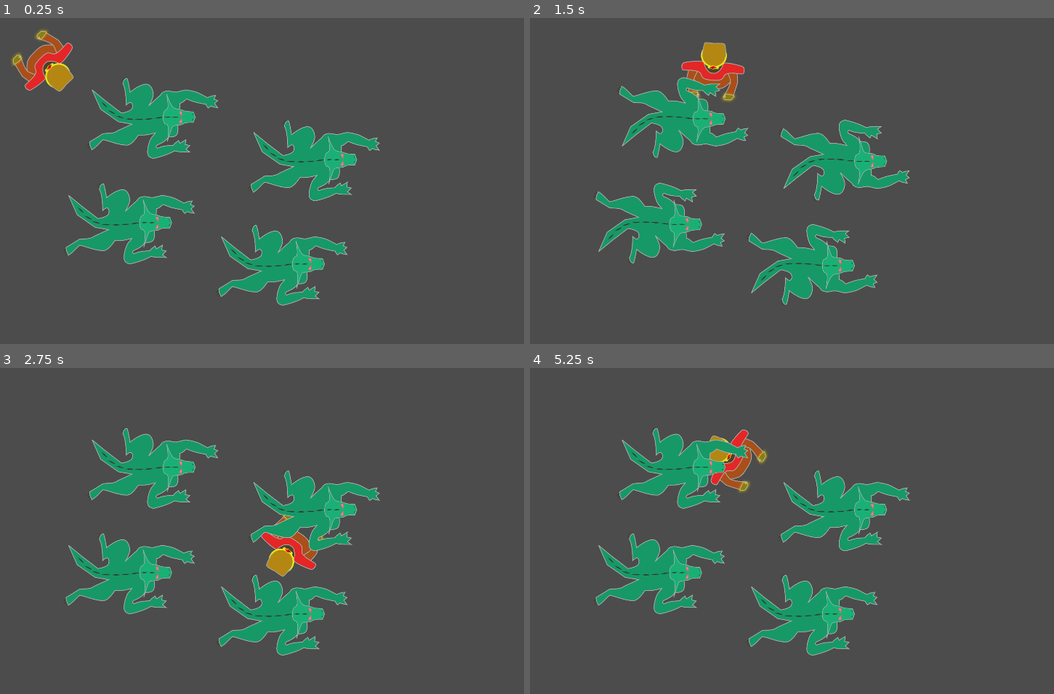
Above: before the commit, frames 1-4 (two rows, left to right).
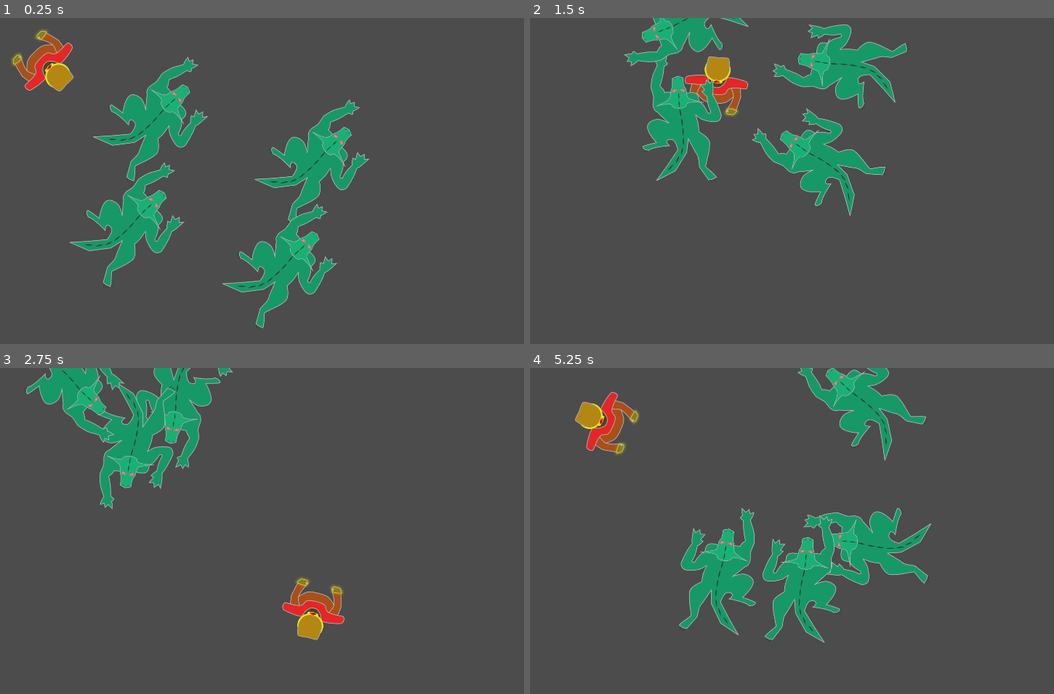
Above: after the commit, the same moments.

Repository: ludover-workshop/session-1-example
Game: Godot game, scene res://Main.tscn
The game is run twice, just before and just after one commit, with the same random seed, the same clock (stepped at 60 frames per second) and the same inputs.
Inputs (mouse positions are in pixels of both pictures, inside the frame that each line leads up to):
- Up to frame 1 (0.25 s): no input
- Up to frame 2 (1.5 s): move the mouse to (949, 164) at 0.52 s; hold Right (ui_right) 0.53-1.28 s; move the mouse to (702, 197) at 1.27 s; hold Down (ui_down) from 1.28 s (still down)
- Up to frame 3 (2.75 s): move the mouse to (345, 459) at 2.02 s; release Down (ui_down) at 2.03 s; hold Right (ui_right) from 2.03 s (still down)
- Up to frame 4 (5.25 s): move the mouse to (792, 596) at 2.77 s; release Right (ui_right) at 2.78 s; hold Up (ui_up) 2.78-3.53 s; move the mouse to (996, 579) at 3.52 s; hold Left (ui_left) 3.53-5.03 s; move the mouse to (645, 482) at 4.27 s; move the mouse to (849, 531) at 5.02 s; hold Down (ui_down) from 5.03 s (still down)

The runs differ from the first frame. In frame 1, 9.2% of the frame differs, in the area x 12-73%, y 11-96%; in frame 2, 16%; in frame 3, 16%; in frame 4, 20%, in the area x 8-77%, y 0-89%.

Commit message:
Agregado más comportamiento a los demonios y target velocity node reutilizable

Diff:
--- a/Main.tscn
+++ b/Main.tscn
@@ -1,8 +1,9 @@
-[gd_scene load_steps=5 format=2]
+[gd_scene load_steps=6 format=2]
 
 [ext_resource path="res://assets/mage.png" type="Texture" id=1]
 [ext_resource path="res://mage/mage.gd" type="Script" id=2]
 [ext_resource path="res://demon/demon.tscn" type="PackedScene" id=3]
+[ext_resource path="res://behaviours/target_velocity_behaviour.gd" type="Script" id=4]
 
 [sub_resource type="CapsuleShape2D" id=1]
 radius = 50.9197
@@ -29,6 +30,12 @@
 "_gizmo_extents_": 48.8
 }
 
+[node name="TargetVelocityBehaviour" type="Node2D" parent="MageBody"]
+position = Vector2( -151.329, -151.329 )
+script = ExtResource( 4 )
+acceleration_amount = 2000.0
+friction = 1000.0
+
 [node name="Demon" parent="." instance=ExtResource( 3 )]
 position = Vector2( 425.987, 680.819 )
 
--- /dev/null
+++ b/behaviours/target_velocity_behaviour.gd
@@ -0,0 +1,25 @@
+extends Node2D
+class_name TargetVelocityBehaviour
+
+export(float) var acceleration_amount = 500
+export(float) var friction = 500
+
+var velocity = Vector2.ZERO
+
+func _ready():
+	assert(
+		get_parent().has_method("target_velocity") &&
+		get_parent().has_method("move_and_slide"), "ERROR: Parent must have methods 'target_velocity' & 'move_and_slide'")
+
+func target_velocity():
+	return get_parent().target_velocity()
+
+func _physics_process(delta):
+	move_with_target_velocity(target_velocity(), delta)
+
+func move_with_target_velocity(target_velocity, delta):
+	var acceleration_to_use = acceleration_amount if target_velocity != Vector2.ZERO else friction
+
+	velocity = velocity.move_toward(target_velocity, acceleration_to_use * delta)
+
+	get_parent().move_and_slide(velocity)
--- a/demon/demon.gd
+++ b/demon/demon.gd
@@ -2,11 +2,51 @@
 
 var life = 100
 
+var max_speed = 600
+
+var rotation_speed = PI * 0.4
+
 onready var animationPlayerDamage = $AnimationPlayerDamage
+
+onready var mage = get_tree().current_scene.find_node("MageBody")
+
+onready var animationPlayerWalk = $AnimationPlayerWalk
+onready var targetVelocityBehaviour = $TargetVelocityBehaviour
+
+func front():
+	return Vector2.RIGHT.rotated(self.rotation)
+
+func angle_front_to_position(target_position):
+	var target_front = target_position - self.position
+	return front().angle_to(target_front)
+
+func rotate_towards(target_position, delta):
+	var to_target = angle_front_to_position(target_position)
+	var max_rotation = rotation_speed * delta
+
+	if(abs(to_target) < PI / 3):
+		# en frente
+		rotation_speed = PI * 0.4
+	else:
+		rotation_speed = PI
+
+	if(max_rotation > abs(to_target)):
+		rotate(to_target)
+	else:
+		rotate(sign(to_target) * max_rotation)
+
+func _physics_process(delta):
+	if mage:
+		rotate_towards(mage.position, delta)
+
+	animationPlayerWalk.playback_speed = targetVelocityBehaviour.velocity.length() / max_speed
+
+func target_velocity():
+	return front() * max_speed
 
 func receive_damage(damage):
 	life -= damage
+	animationPlayerDamage.stop()
 	animationPlayerDamage.play("Damage")
-	print(life)
 	if life <= 0:
 		queue_free()
--- a/demon/demon.tscn
+++ b/demon/demon.tscn
@@ -1,26 +1,11 @@
-[gd_scene load_steps=9 format=2]
+[gd_scene load_steps=8 format=2]
 
 [ext_resource path="res://assets/demon.png" type="Texture" id=1]
 [ext_resource path="res://demon/demon.gd" type="Script" id=2]
+[ext_resource path="res://behaviours/target_velocity_behaviour.gd" type="Script" id=3]
 
-[sub_resource type="Animation" id=4]
-resource_name = "Damage"
-tracks/0/type = "value"
-tracks/0/path = NodePath("demon:modulate")
-tracks/0/interp = 1
-tracks/0/loop_wrap = true
-tracks/0/imported = false
-tracks/0/enabled = true
-tracks/0/keys = {
-"times": PoolRealArray( 0, 0.5, 1 ),
-"transitions": PoolRealArray( 1, 1, 1 ),
-"update": 0,
-"values": [ Color( 1, 1, 1, 1 ), Color( 1, 0, 0, 1 ), Color( 1, 1, 1, 1 ) ]
-}
-
-[sub_resource type="Animation" id=1]
-resource_name = "Walk"
-length = 0.5
+[sub_resource type="Animation" id=2]
+length = 0.3
 loop = true
 step = 0.05
 tracks/0/type = "value"
@@ -30,14 +15,16 @@
 tracks/0/imported = false
 tracks/0/enabled = true
 tracks/0/keys = {
-"times": PoolRealArray( 0, 0.25 ),
+"times": PoolRealArray( 0, 0.15 ),
 "transitions": PoolRealArray( 1, 1 ),
 "update": 1,
 "values": [ false, true ]
 }
 
-[sub_resource type="Animation" id=5]
+[sub_resource type="Animation" id=3]
 resource_name = "Damage"
+length = 0.3
+step = 0.05
 tracks/0/type = "value"
 tracks/0/path = NodePath("demon:modulate")
 tracks/0/interp = 1
@@ -45,35 +32,17 @@
 tracks/0/imported = false
 tracks/0/enabled = true
 tracks/0/keys = {
-"times": PoolRealArray( 0, 0.5, 1 ),
+"times": PoolRealArray( 0, 0.15, 0.3 ),
 "transitions": PoolRealArray( 1, 1, 1 ),
 "update": 0,
-"values": [ Color( 1, 1, 1, 1 ), Color( 1, 0, 0, 1 ), Color( 1, 1, 1, 1 ) ]
+"values": [ Color( 1, 1, 1, 1 ), Color( 10, 0, 0, 1 ), Color( 1, 1, 1, 1 ) ]
 }
 
-[sub_resource type="Animation" id=6]
-resource_name = "Walk"
-length = 0.5
-loop = true
-step = 0.05
-tracks/0/type = "value"
-tracks/0/path = NodePath("demon:flip_v")
-tracks/0/interp = 1
-tracks/0/loop_wrap = true
-tracks/0/imported = false
-tracks/0/enabled = true
-tracks/0/keys = {
-"times": PoolRealArray( 0, 0.25 ),
-"transitions": PoolRealArray( 1, 1 ),
-"update": 1,
-"values": [ false, true ]
-}
-
-[sub_resource type="CapsuleShape2D" id=2]
+[sub_resource type="CapsuleShape2D" id=5]
 radius = 74.5428
 height = 69.6719
 
-[sub_resource type="CapsuleShape2D" id=3]
+[sub_resource type="CapsuleShape2D" id=6]
 radius = 90.4098
 height = 41.028
 
@@ -88,21 +57,21 @@
 
 [node name="AnimationPlayerWalk" type="AnimationPlayer" parent="."]
 autoplay = "Walk"
-anims/Damage = SubResource( 4 )
-anims/Walk = SubResource( 1 )
+anims/Walk = SubResource( 2 )
 
 [node name="AnimationPlayerDamage" type="AnimationPlayer" parent="."]
-autoplay = "Walk"
-anims/Damage = SubResource( 5 )
-anims/Walk = SubResource( 6 )
+anims/Damage = SubResource( 3 )
 
 [node name="CollisionShape2D" type="CollisionShape2D" parent="."]
 position = Vector2( 0.943909, -1.78473 )
 rotation = 1.5708
-shape = SubResource( 2 )
+shape = SubResource( 5 )
 
 [node name="AreaDeAtaque" type="Area2D" parent="."]
 
 [node name="CollisionShape2D" type="CollisionShape2D" parent="AreaDeAtaque"]
 position = Vector2( 111.633, 0.32605 )
-shape = SubResource( 3 )
+shape = SubResource( 6 )
+
+[node name="TargetVelocityBehaviour" type="Node2D" parent="."]
+script = ExtResource( 3 )
--- a/mage/mage.gd
+++ b/mage/mage.gd
@@ -1,10 +1,6 @@
 extends KinematicBody2D
 
-export(float) var max_speed = 600
-export(float) var acceleration_amount = 2000
-export(float) var friction = 1000
-
-var velocity = Vector2.ZERO
+export(float) var max_speed = 800
 
 onready var FireballScene = preload("res://fireball/Fireball.tscn")
 
@@ -12,6 +8,8 @@
 
 export(float) var fire_cooldown = 1.0 / 8.0
 var current_fire_cooldown = 0
+
+var input_target_velocity = Vector2.ZERO
 
 func move_with_keyboard(delta):
 	var input_vector = Vector2(0, 0)
@@ -26,13 +24,7 @@
 		input_vector.y = 1
 
 	input_vector = input_vector.normalized()
-	var input_target_velocity = input_vector * max_speed
-
-	var acceleration_to_use = acceleration_amount if input_target_velocity != Vector2.ZERO else friction
-
-	velocity = velocity.move_toward(input_target_velocity, acceleration_to_use * delta)
-
-	self.move_and_slide(velocity)
+	input_target_velocity = input_vector * max_speed
 
 func point_to_target(delta):
 	var mouse_position = get_viewport().get_mouse_position()
@@ -53,3 +45,6 @@
 		current_fire_cooldown = fire_cooldown
 	else:
 		current_fire_cooldown = max(current_fire_cooldown - delta, 0)
+
+func target_velocity():
+	return input_target_velocity
--- a/project.godot
+++ b/project.godot
@@ -7,6 +7,16 @@
 ;   param=value ; assign values to parameters
 
 config_version=4
+
+_global_script_classes=[ {
+"base": "Node2D",
+"class": "TargetVelocityBehaviour",
+"language": "GDScript",
+"path": "res://behaviours/target_velocity_behaviour.gd"
+} ]
+_global_script_class_icons={
+"TargetVelocityBehaviour": ""
+}
 
 [application]
 
